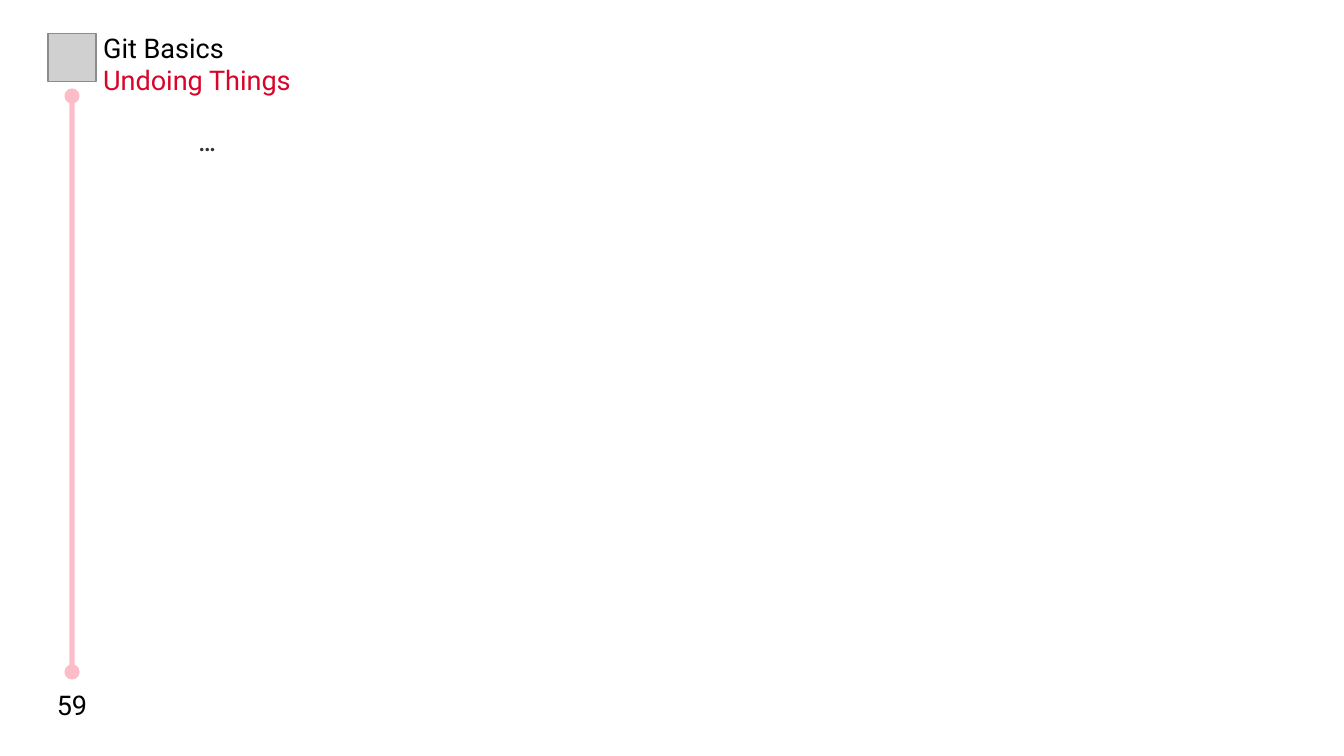
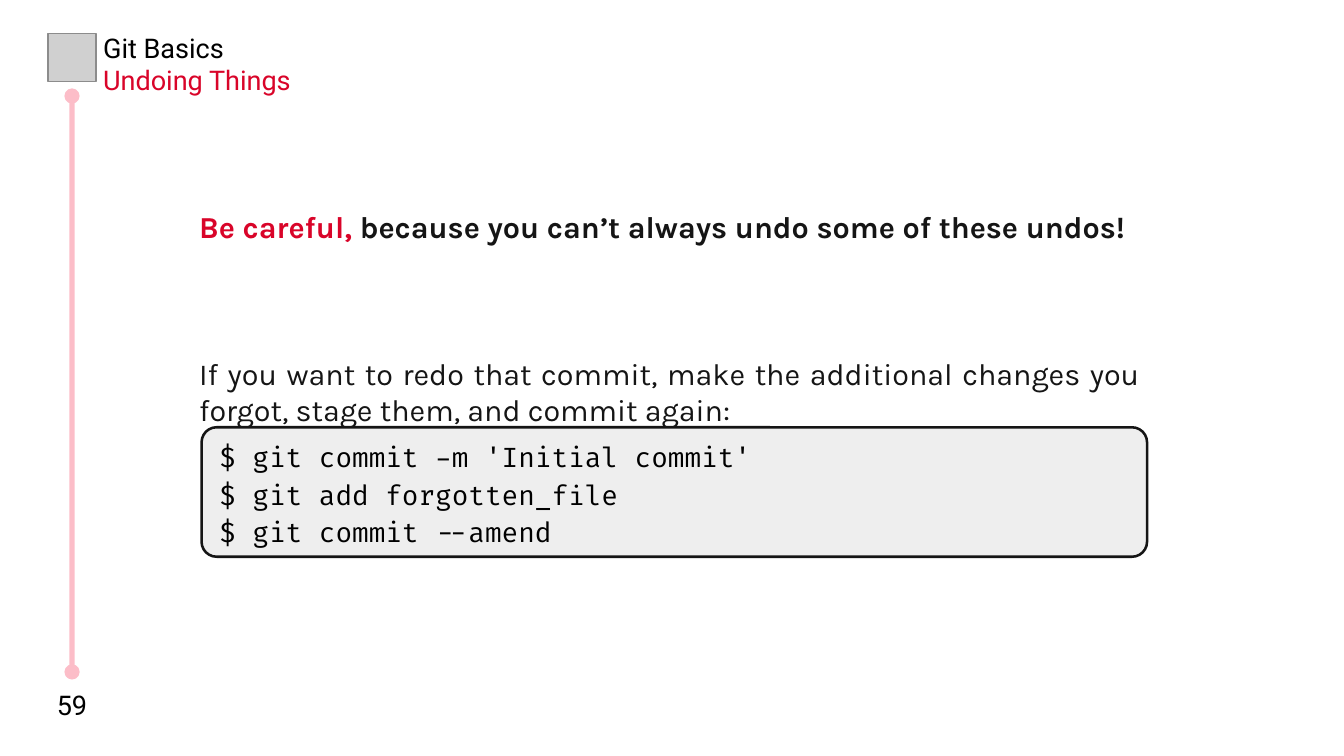
Before and after one commit to MHBahrampour/git-presentation-files, a slide deck: slide 59 of Chapter 2/Chapter 2.odp. Drawn at 1344x756 pixels with LibreOffice and Linux fonts; fonts in the diff are those of the drawing; grey boxes stand for pictures. Boxes give left, top, right and bottom in pixels: in the first picture for what was removed or moved away, otherwise in the second. Text is boxed around its words. In the diff, an @@ line names an element or a change of style, - is before the commit and + after.

```diff
--- a/Chapter 2/Chapter 2.odp
+++ b/Chapter 2/Chapter 2.odp
@@ text removed at bbox=[188, 116, 1177, 196] @@
-...
@@ text added at bbox=[199, 217, 1139, 429], 18 pt, text #151515 @@
+Be careful, because you can’t always undo some of these undos!
+If you want to redo that commit, make the additional changes you forgot, stage them, and commit again:
@@ rounded rectangle added at bbox=[201, 428, 1148, 557], fill #EEEEEE, outline #151515 1.5 pt, 16 pt, text #000000 @@
+$ git commit -m 'Initial commit'
+$ git add forgotten_file
+$ git commit --amend
```
Also in this commit, not shown: 9 slides added.
